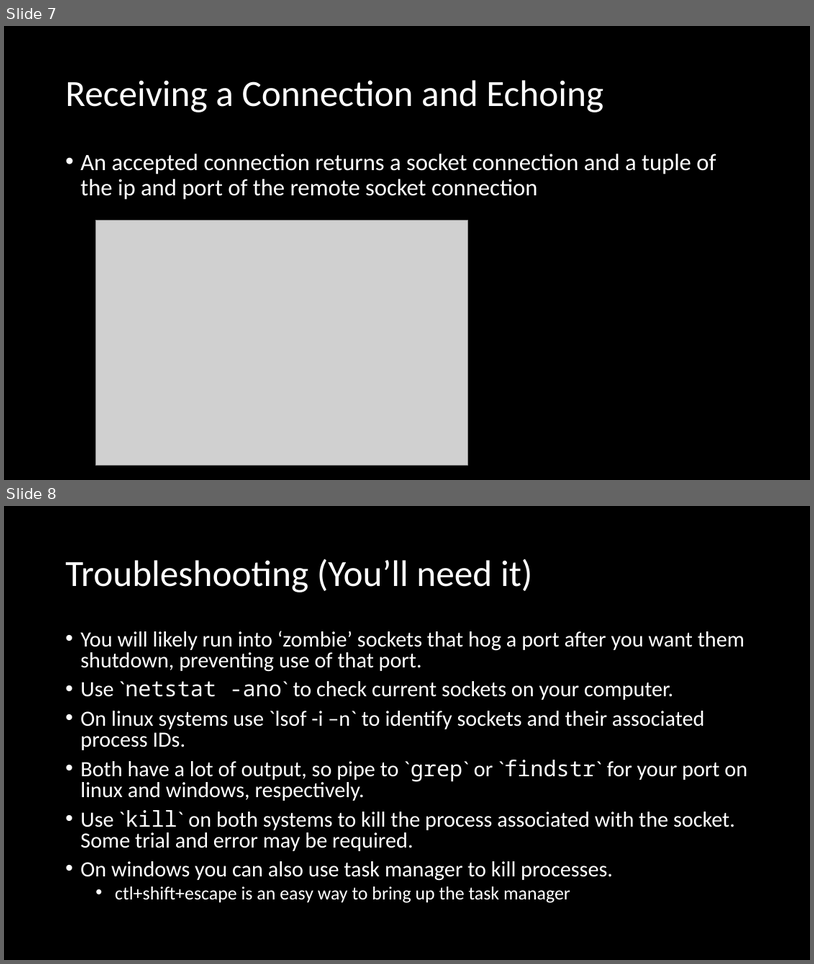
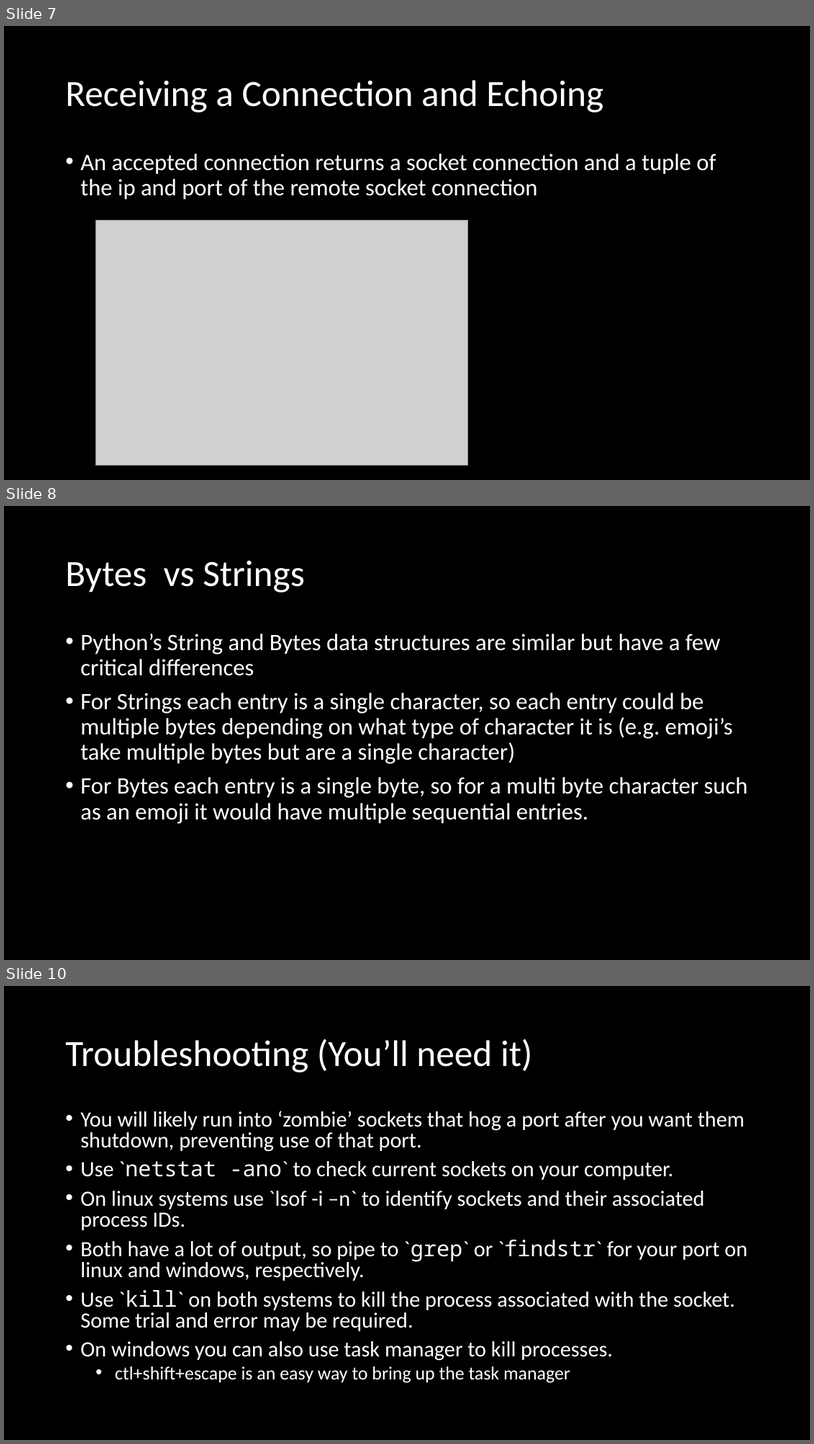
Before and after one commit to RobertKoehlmoos/python_sockets_networking, a slide deck: Networking.pptx. Shown one above the other, each under a label of ours: slides 7 and 8 before the commit, slides 7, 8 and 10 after it; the slides between them are not shown. The pictures are 814x964 and 814x1444 pixels, drawn with LibreOffice and Linux fonts; fonts in the diff are those of the drawing; grey boxes stand for pictures. Boxes give left, top, right and bottom in pixels: in the first picture for what was removed or moved away, otherwise in the second. Text is boxed around its words. In the diff, an @@ line names an element or a change of style, - is before the commit and + after.

Commit message:
Added slides explaining Bytes vs String in Python for networking

```diff
--- a/Networking.pptx
+++ b/Networking.pptx
@@ slide 8 added at bbox=[4, 506, 810, 960], background #000000 @@
@@ title added at bbox=[65, 560, 304, 592], 44 pt, text #FFFFFF @@
+Bytes vs Strings
@@ text added at bbox=[80, 633, 748, 824], 28 pt, text #FFFFFF @@
+• Python’s String and Bytes data structures are similar but have a few critical differences
+• For Strings each entry is a single character, so each entry could be multiple bytes depending on what type of character it is (e.g. emoji’s take multiple bytes but are a single character)
+• For Bytes each entry is a single byte, so for a multi byte character such as an emoji it would have multiple sequential entries.
@@ what was slide 8 is now slide 10 @@
```
Also in this commit, not shown: 1 other slide added.
